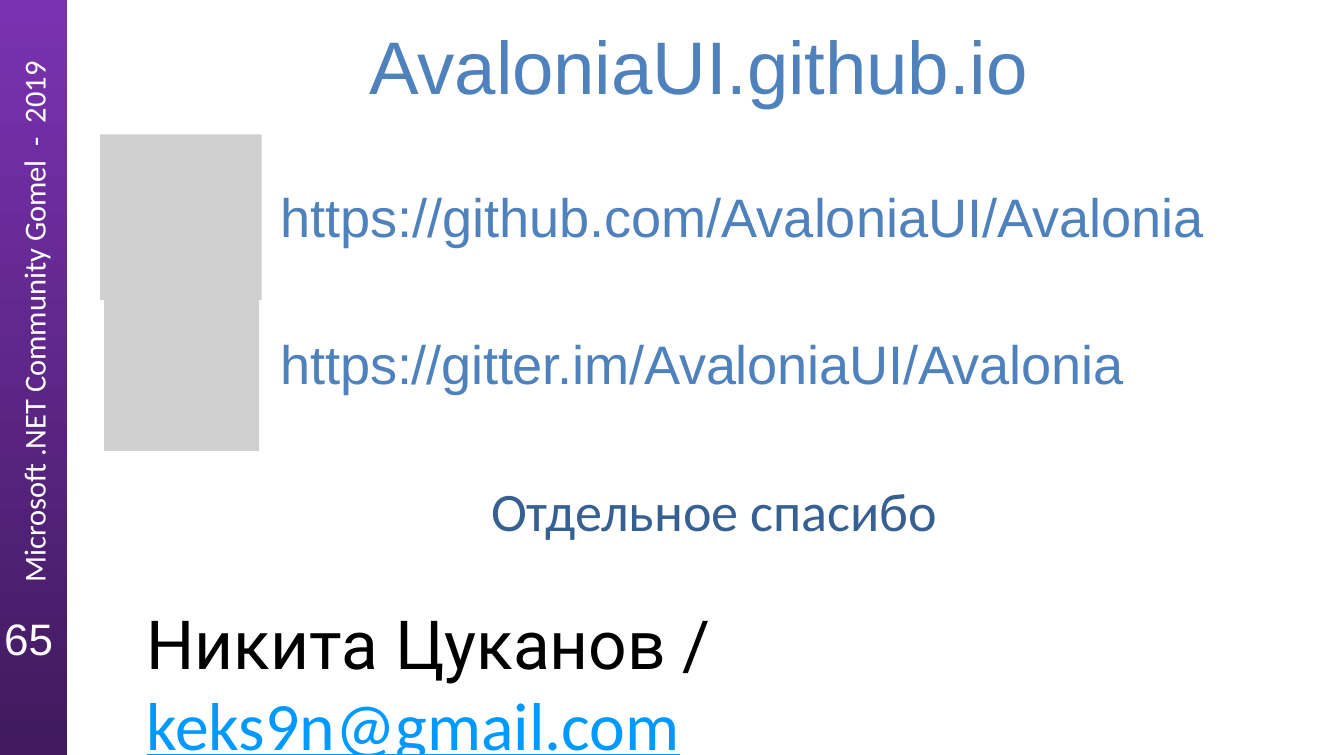
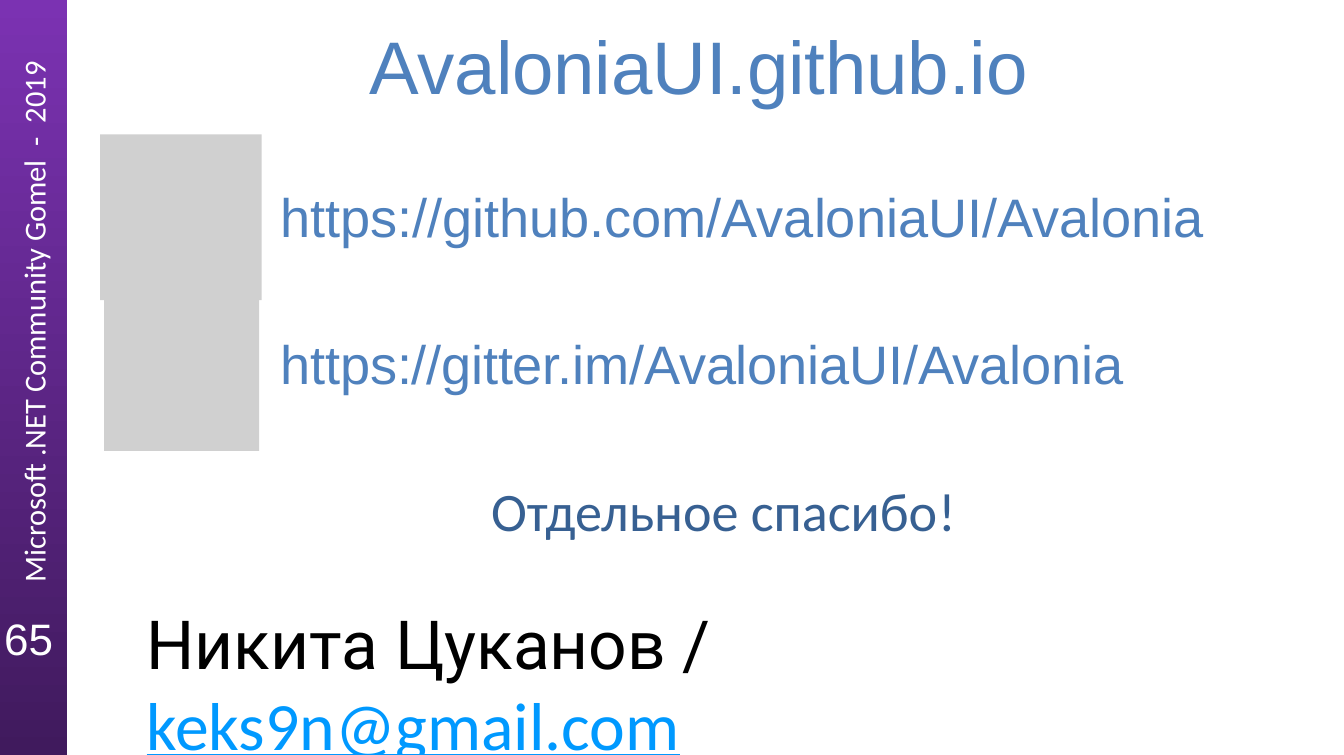
Before and after one commit to Guddiny/NetMeetupGomel20191003, a slide deck: slide 55 of DemoStyles/Presentation/avalonia-UI.pptx (slide 56 before the commit). Drawn at 1344x755 pixels with LibreOffice and Linux fonts; fonts in the diff are those of the drawing; grey boxes stand for pictures. Boxes give left, top, right and bottom in pixels: in the first picture for what was removed or moved away, otherwise in the second. Text is boxed around its words. In the diff, an @@ line names an element or a change of style, - is before the commit and + after.

```diff
--- a/DemoStyles/Presentation/avalonia-UI.pptx
+++ b/DemoStyles/Presentation/avalonia-UI.pptx
@@ text at (x1=491, y1=494, x2=956, y2=540): text changed @@
-Отдельное спасибо
+Отдельное спасибо!
```
Also in this commit, not shown: 3 other slides changed, 1 slide removed.
